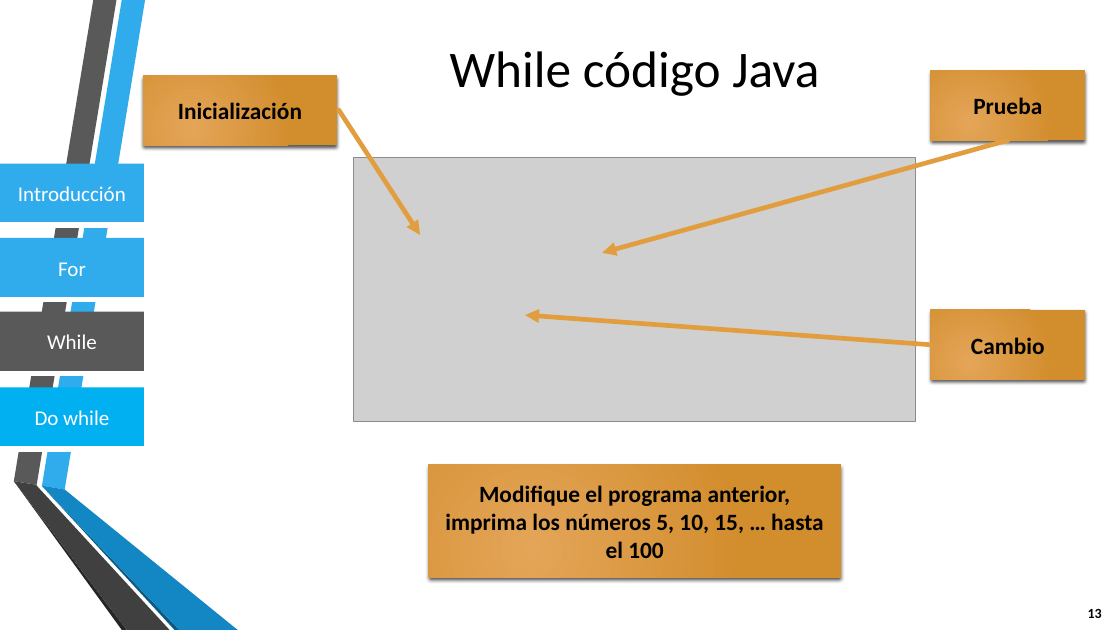
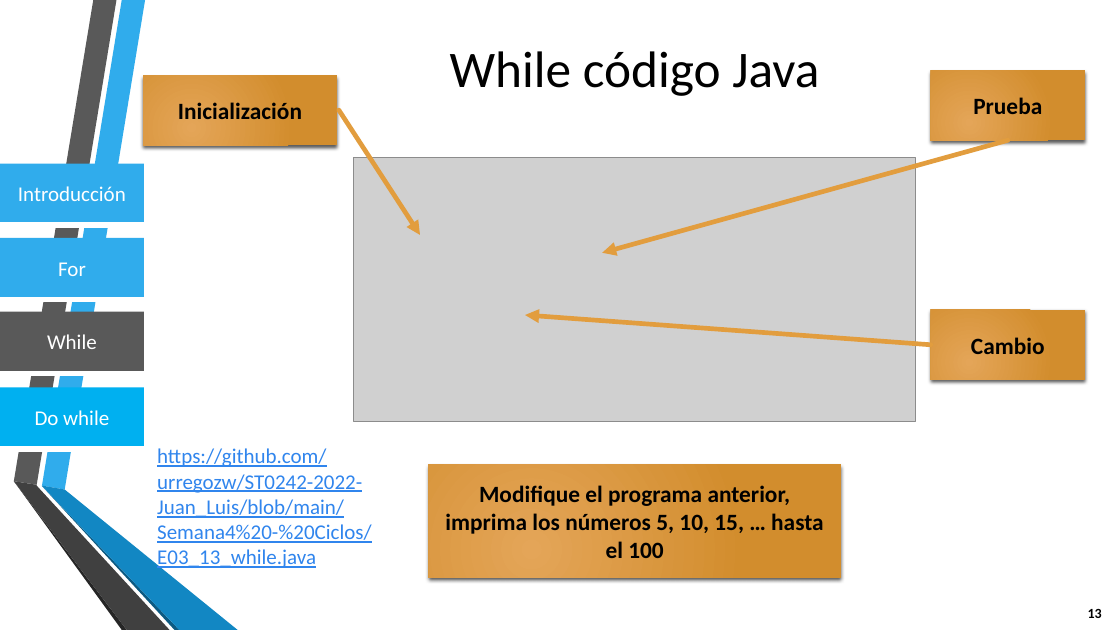
Before and after one commit to urregozw/ST0242-2022-Juan_Luis, a slide deck: slide 13 of Semana4 - Ciclos/Clase-04-Ciclos.pptx. Drawn at 1120x630 pixels with LibreOffice and Linux fonts; fonts in the diff are those of the drawing; grey boxes stand for pictures; background and template pictures are left out. Boxes give left, top, right and bottom in pixels: in the first picture for what was removed or moved away, otherwise in the second. Text is boxed around its words. In the diff, an @@ line names an element or a change of style, - is before the commit and + after.

```diff
--- a/Semana4 - Ciclos/Clase-04-Ciclos.pptx
+++ b/Semana4 - Ciclos/Clase-04-Ciclos.pptx
@@ text added at [157,448,372,571], 18 pt, text #3085ED, underline @@
+https://github.com/urregozw/ST0242-2022-Juan_Luis/blob/main/Semana4%20-%20Ciclos/E03_13_while.java
```
Also in this commit, not shown: 4 other slides changed.
